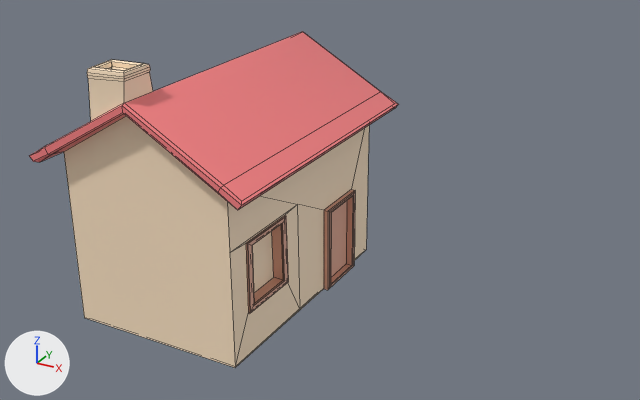
Renders of the Blender file Assets/Models/House.blend from each side of a commit.
One viewpoint serves both versions: a 50 mm lens placed at (1.074, -1.535, 1.036), pointed at (0.247, -0.03, 0.284). Every picture has the same lights, and +X, +Y and +Z are marked at lower left. Mesh edges are drawn as thin lines.

Names of what the first picture shows: 'House'.
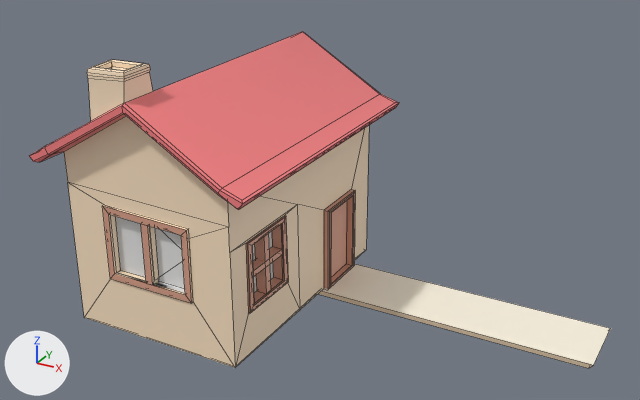
Diff of the bpy script that builds the scene:
```diff
--- a/Assets/Models/House.blend.py
+++ b/Assets/Models/House.blend.py
@@ mat_ground @@
+mat_ground = principled_material('Ground')
+mat_ground.base_color = (1.0, 0.93, 0.776)  # white #fff7e4
@@ mat_glass @@
+mat_glass = principled_material('Glass')
+mat_glass.base_color = (0.8, 0.8, 0.8)  # white #e7e7e7
@@ me_cube @@
 # used by ob_house; location = (0.0, 0.0, 0.2); rotation_euler = (1.571, 0.0, 0.0), in degrees (90, 0, 0)
-me_cube.from_pydata(...)  # 144 vertices, 138 faces; spans x -0.258..0.258, y -0.2..0.4, z -0.339..0.339
+me_cube.from_pydata(...)  # 249 vertices, 240 faces; spans x -0.258..0.831, y -0.2..0.4, z -0.339..0.339
+# me_cube part 1
+# 11 faces are deleted
+# 16 vertices move from x 0.204..0.258, y 0.18..0.221, z -0.339..0.339 to x 0.204..0.26, y 0.18..0.215, z -0.339..0.339
+# 85 vertices are added at x -0.2..0.831, y -0.2..0.133, z -0.209..0.304
+# 10 new vertices lie (0.0, 0.0, 0.014) away from vertices in x -0.091..-0.008, y -0.05..0.087, z 0.286
+# 5 new vertices lie (0.0, 0.0, -0.015) away from vertices in x 0.091, y -0.05..0.082, z 0.3
+# 5 new vertices lie (0.023, 0.0, 0.0) away from vertices in x 0.178..0.179, y -0.081..0.055, z 0.114..0.233
+# 80 new faces join them, mat_walls (beige #ffe6c6)
+# 19 new faces join them, mat_wood (beige #dea38b)
+# 13 new faces join them, mat_glass (white #e7e7e7)
+# 1 new face joins them, mat_ground (white #fff7e4)
 me_cube.materials.append(mat_roof)
@@ me_cube @@
 me_cube.materials.append(mat_wood)
+me_cube.materials.append(mat_glass)  # white #e7e7e7
+me_cube.materials.append(mat_ground)  # white #fff7e4
```

Pixel boxes (x1, y1, x2, y2) of what changed, in the pictures (640 x 400 px):
'House', reshaped (58% wider): before (29, 32, 398, 368); after (29, 32, 611, 368)
part 1 of me_cube, built on: before (67, 35, 398, 368); after (67, 35, 611, 368)
